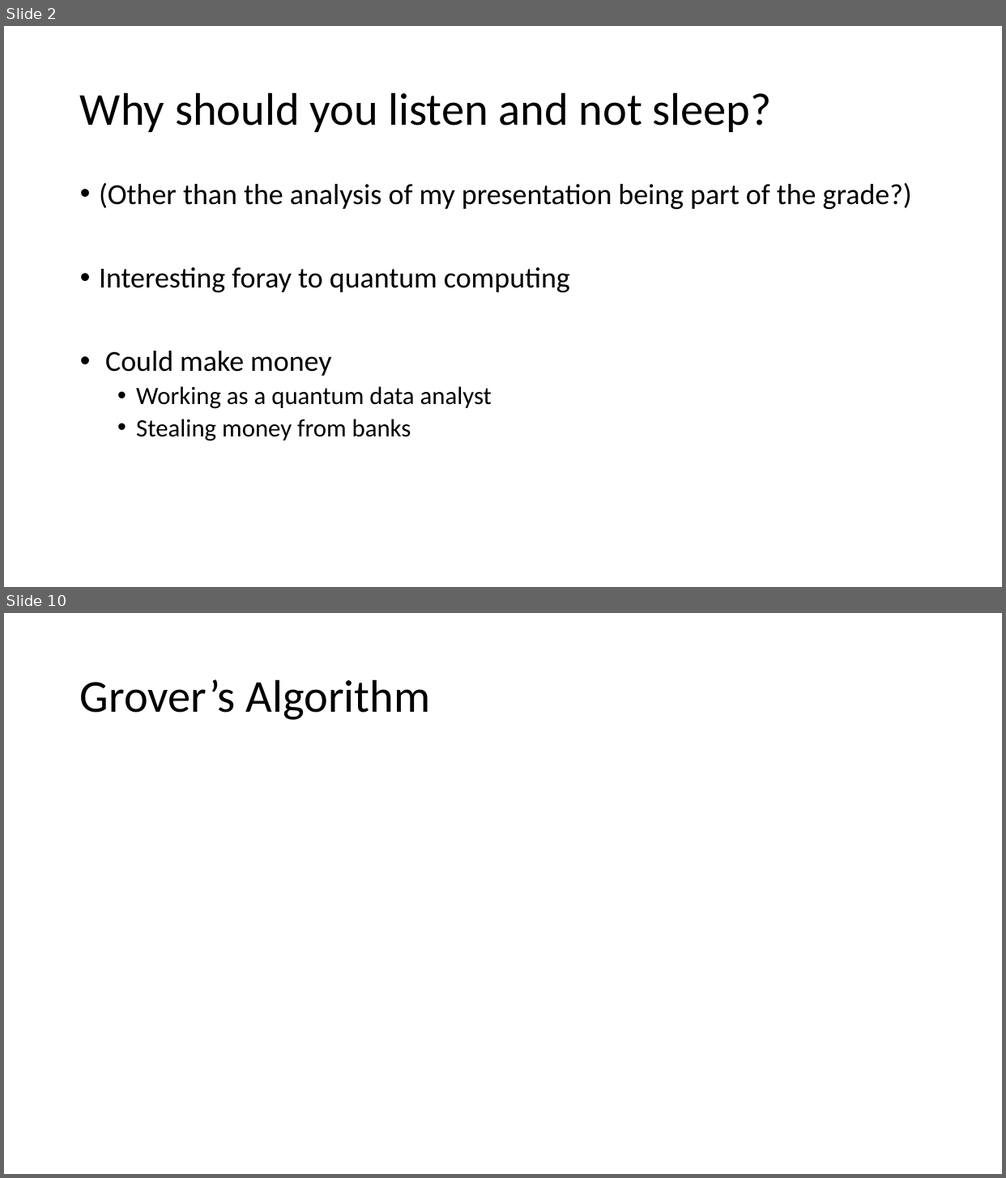
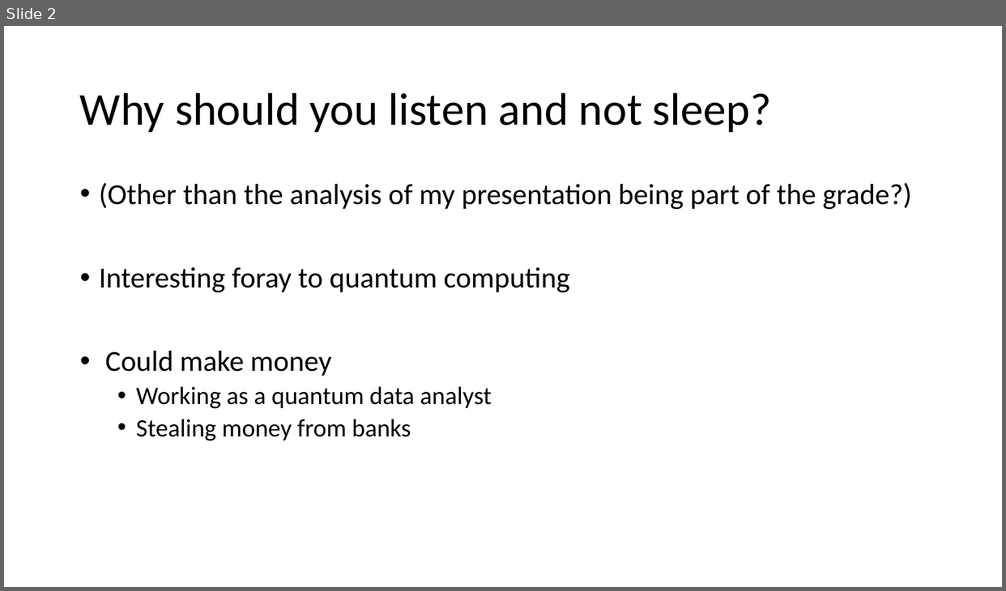
Before and after one commit to Corbin-Rochelle/E-and-M-Presentation, a slide deck: Discrete and Quantum Fourier Transforms.pptx. Shown one above the other, each under a label of ours: slides 2 and 10 before the commit, slide 2 after it; the slides between them are not shown. The pictures are 1006x1178 and 1006x591 pixels, drawn with LibreOffice and Linux fonts; fonts in the diff are those of the drawing. Boxes give left, top, right and bottom in pixels: in the first picture for what was removed or moved away, otherwise in the second. Text is boxed around its words. In the diff, an @@ line names an element or a change of style, - is before the commit and + after.

```diff
--- a/Discrete and Quantum Fourier Transforms.pptx
+++ b/Discrete and Quantum Fourier Transforms.pptx
@@ slide 10 removed at (x1=4, y1=613, x2=1002, y2=1174), background #FFFFFF @@
@@ title removed at (x1=80, y1=679, x2=431, y2=720) @@
-Grover’s Algorithm
```
Also in this commit, not shown: 6 slides changed, 4 slides added, 2 other slides removed.
